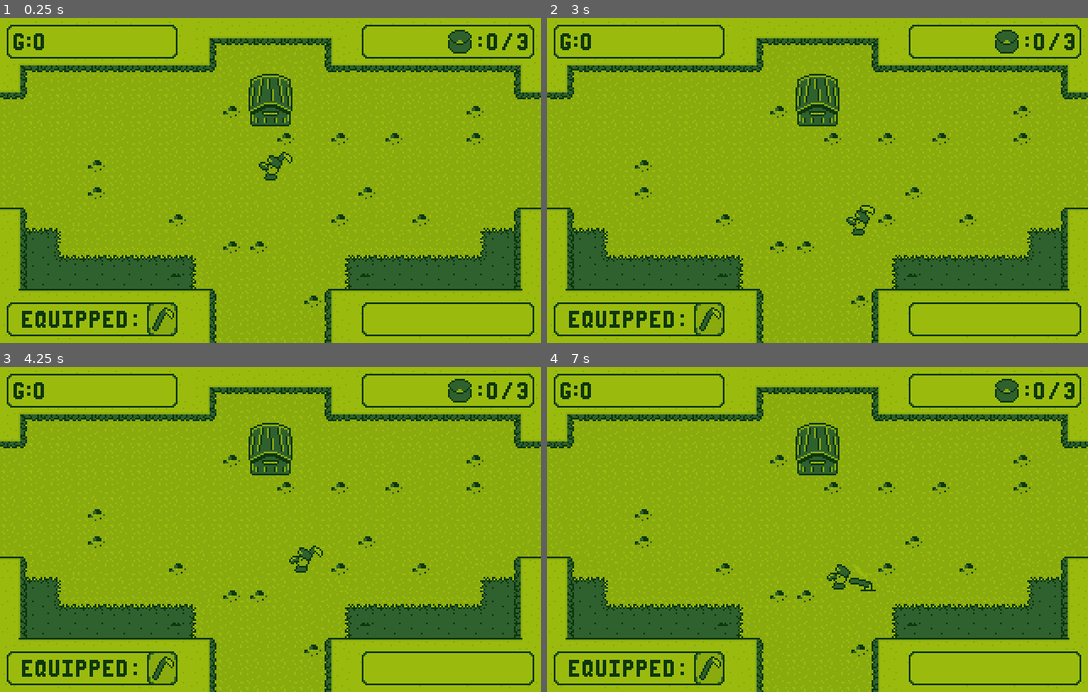
Above: before the commit, frames 1-4 (two rows, left to right).
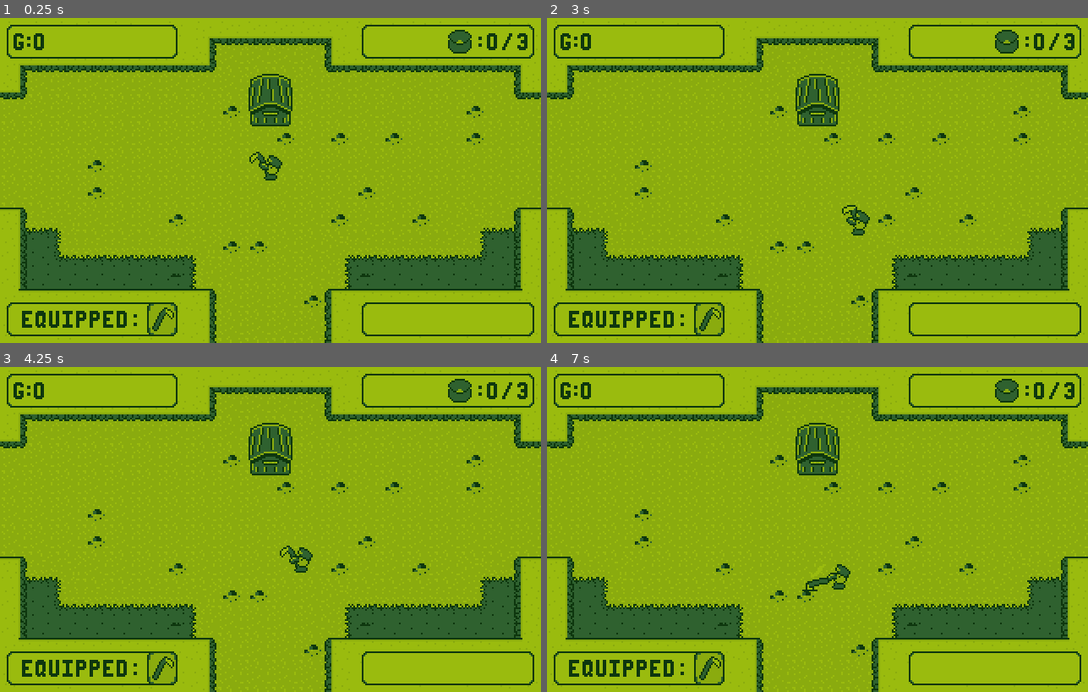
Above: after the commit, the same moments.

Repository: MrPiedPiper/LD46
Game: Godot game, scene res://scenes/main/Main.tscn
The game is run twice, just before and just after one commit, with the same random seed, the same clock (stepped at 60 frames per second) and the same inputs. The project has no main scene, so this scene is started directly.
Inputs (mouse positions are in pixels of both pictures, inside the frame that each line leads up to):
- Up to frame 1 (0.25 s): no input
- Up to frame 2 (3 s): tap Enter at 0.5 s; move the mouse to (936, 164) at 0.52 s; hold Right (ui_right) 0.53-1.28 s; click (936, 164) at 0.6 s; move the mouse to (709, 196) at 1.27 s; hold Down (ui_down) 1.28-2.03 s; right-click (709, 196) at 1.35 s; move the mouse to (871, 109) at 2.02 s; hold Right (ui_right) 2.03-2.78 s; click (871, 109) at 2.1 s; move the mouse to (790, 245) at 2.77 s; hold Up (ui_up) from 2.78 s (still down); right-click (790, 245) at 2.85 s; click (790, 245) at 2.92 s
- Up to frame 3 (4.25 s): move the mouse to (432, 578) at 3.52 s; release Up (ui_up) at 3.53 s; hold Left (ui_left) from 3.53 s (still down); click (432, 578) at 3.6 s
- Up to frame 4 (7 s): move the mouse to (655, 480) at 4.27 s; right-click (655, 480) at 4.35 s; move the mouse to (844, 529) at 5.02 s; release Left (ui_left) at 5.03 s; hold Down (ui_down) 5.03-5.78 s; click (844, 529) at 5.1 s; move the mouse to (736, 448) at 5.77 s; hold Right (ui_right) 5.78-6.53 s; right-click (736, 448) at 5.85 s; move the mouse to (936, 513) at 6.52 s; hold Up (ui_up) from 6.53 s (still down); click (936, 513) at 6.6 s

The runs differ from the first frame. In frame 1, less than 0.1% of the frame differs, in the area x 46-55%, y 41-48%; in frame 2, less than 0.1%; in frame 3, less than 0.1%; in frame 4, 0.2%, in the area x 47-61%, y 64-70%.

Commit message:
Flip player when moving left

Diff:
--- a/scenes/player/Player.tscn
+++ b/scenes/player/Player.tscn
@@ -4,11 +4,11 @@
 [ext_resource path="res://Player.gd" type="Script" id=2]
 [ext_resource path="res://scenes/Equipables/Hoe/Hoe.tscn" type="PackedScene" id=3]
 
-[sub_resource type="CapsuleShape2D" id=1]
+[sub_resource type="CapsuleShape2D" id=19]
 radius = 1.5
 height = 5.0
 
-[sub_resource type="Animation" id=2]
+[sub_resource type="Animation" id=20]
 resource_name = "IdleLeft"
 length = 0.1
 loop = true
@@ -24,8 +24,20 @@
 "update": 1,
 "values": [ 2 ]
 }
-
-[sub_resource type="Animation" id=3]
+tracks/1/type = "value"
+tracks/1/path = NodePath("Hand:scale")
+tracks/1/interp = 1
+tracks/1/loop_wrap = true
+tracks/1/imported = false
+tracks/1/enabled = true
+tracks/1/keys = {
+"times": PoolRealArray( 0 ),
+"transitions": PoolRealArray( 1 ),
+"update": 0,
+"values": [ Vector2( -1, 1 ) ]
+}
+
+[sub_resource type="Animation" id=21]
 resource_name = "IdleRight"
 length = 0.1
 loop = true
@@ -41,8 +53,20 @@
 "update": 1,
 "values": [ 0 ]
 }
-
-[sub_resource type="Animation" id=4]
+tracks/1/type = "value"
+tracks/1/path = NodePath("Hand:scale")
+tracks/1/interp = 1
+tracks/1/loop_wrap = true
+tracks/1/imported = false
+tracks/1/enabled = true
+tracks/1/keys = {
+"times": PoolRealArray( 0 ),
+"transitions": PoolRealArray( 1 ),
+"update": 0,
+"values": [ Vector2( 1, 1 ) ]
+}
+
+[sub_resource type="Animation" id=22]
 resource_name = "RunLeft"
 length = 0.2
 loop = true
@@ -58,8 +82,20 @@
 "update": 1,
 "values": [ 3, 2 ]
 }
-
-[sub_resource type="Animation" id=5]
+tracks/1/type = "value"
+tracks/1/path = NodePath("Hand:scale")
+tracks/1/interp = 1
+tracks/1/loop_wrap = true
+tracks/1/imported = false
+tracks/1/enabled = true
+tracks/1/keys = {
+"times": PoolRealArray( 0 ),
+"transitions": PoolRealArray( 1 ),
+"update": 0,
+"values": [ Vector2( -1, 1 ) ]
+}
+
+[sub_resource type="Animation" id=23]
 resource_name = "RunRight"
 length = 0.2
 loop = true
@@ -74,6 +110,18 @@
 "transitions": PoolRealArray( 1, 1 ),
 "update": 1,
 "values": [ 1, 0 ]
+}
+tracks/1/type = "value"
+tracks/1/path = NodePath("Hand:scale")
+tracks/1/interp = 1
+tracks/1/loop_wrap = true
+tracks/1/imported = false
+tracks/1/enabled = true
+tracks/1/keys = {
+"times": PoolRealArray( 0 ),
+"transitions": PoolRealArray( 1 ),
+"update": 0,
+"values": [ Vector2( 1, 1 ) ]
 }
 
 [sub_resource type="AnimationNodeAnimation" id=6]
@@ -137,14 +185,16 @@
 states/Run/position = Vector2( 658, 175 )
 transitions = [ "Idle", "Run", SubResource( 16 ), "Run", "Idle", SubResource( 17 ) ]
 start_node = "Idle"
-
-[sub_resource type="AnimationNodeStateMachinePlayback" id=19]
+graph_offset = Vector2( 92, 44 )
+
+[sub_resource type="AnimationNodeStateMachinePlayback" id=24]
 
 [node name="Player" type="KinematicBody2D"]
 script = ExtResource( 2 )
 
 [node name="Hand" type="Node2D" parent="."]
 position = Vector2( 0.297695, -3.15555 )
+scale = Vector2( -1, 1 )
 
 [node name="ToolOffset" type="Node2D" parent="Hand"]
 position = Vector2( 10.7, -4.84 )
@@ -158,32 +208,32 @@
 position = Vector2( 0, -8 )
 texture = ExtResource( 1 )
 hframes = 4
+frame = 3
 
 [node name="CollisionShape2D" type="CollisionShape2D" parent="."]
 position = Vector2( 0, -1.5 )
 rotation = -1.5708
-shape = SubResource( 1 )
+shape = SubResource( 19 )
 
 [node name="Area2D" type="Area2D" parent="."]
 
 [node name="CollisionShape2D" type="CollisionShape2D" parent="Area2D"]
 position = Vector2( 0, -1.5 )
 rotation = -1.5708
-shape = SubResource( 1 )
-[connection signal="swung" from="Hand/ToolOffset/Hoe" to="." method="_on_Hoe_swung"]
+shape = SubResource( 19 )
 
 [node name="AnimationPlayer" type="AnimationPlayer" parent="."]
-anims/IdleLeft = SubResource( 2 )
-anims/IdleRight = SubResource( 3 )
-anims/RunLeft = SubResource( 4 )
-anims/RunRight = SubResource( 5 )
+anims/IdleLeft = SubResource( 20 )
+anims/IdleRight = SubResource( 21 )
+anims/RunLeft = SubResource( 22 )
+anims/RunRight = SubResource( 23 )
 
 [node name="AnimationTree" type="AnimationTree" parent="."]
 tree_root = SubResource( 18 )
 anim_player = NodePath("../AnimationPlayer")
-parameters/playback = SubResource( 19 )
+parameters/playback = SubResource( 24 )
 parameters/Idle/blend_position = Vector2( 0, 0 )
 parameters/Run/blend_position = Vector2( 0, 0 )
-[connection signal="swung" from="Hand/Offset/Hoe" to="." method="_on_Hoe_swung"]
+[connection signal="swung" from="Hand/ToolOffset/Hoe" to="." method="_on_Hoe_swung"]
 [connection signal="area_entered" from="Area2D" to="." method="_on_Area2D_area_entered"]
 [connection signal="area_exited" from="Area2D" to="." method="_on_Area2D_area_exited"]
